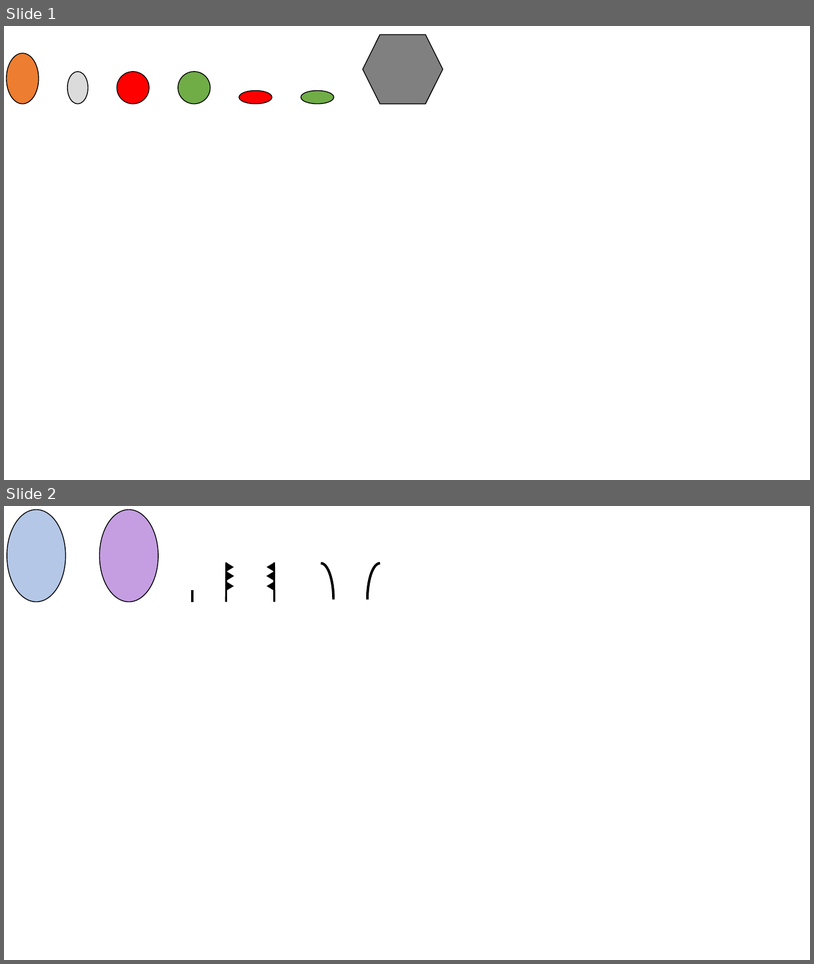
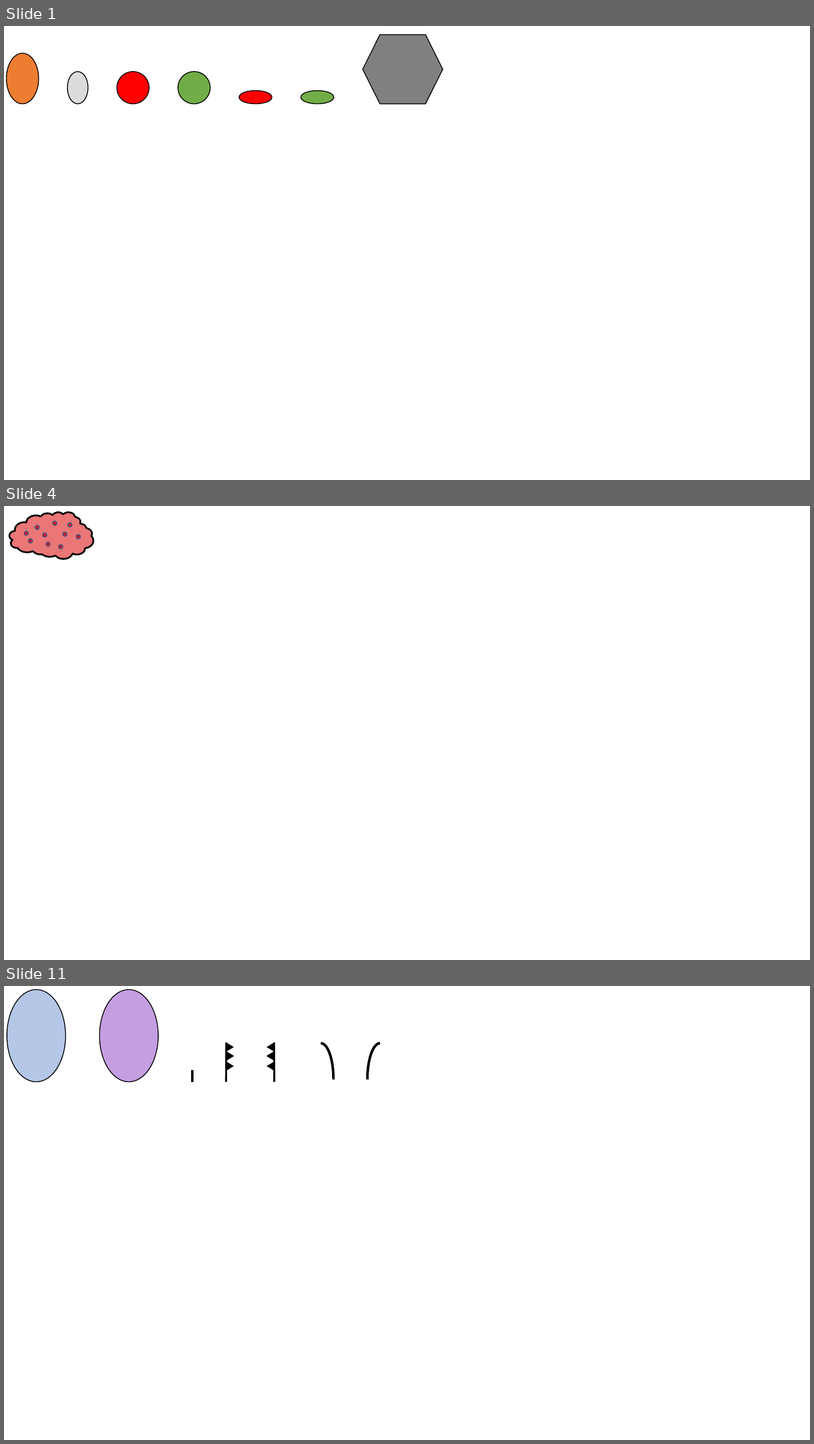
Before and after one commit to skugele/gamedev-godot, a slide deck: games/animat-world/graphics/mock-objects.pptx. Shown one above the other, each under a label of ours: slides 1 and 2 before the commit, slides 1, 4 and 11 after it; the slides between them are not shown. The pictures are 814x964 and 814x1444 pixels, drawn with LibreOffice and Linux fonts; fonts in the diff are those of the drawing. Boxes give left, top, right and bottom in pixels: in the first picture for what was removed or moved away, otherwise in the second. Text is boxed around its words. In the diff, an @@ line names an element or a change of style, - is before the commit and + after.

```diff
--- a/games/animat-world/graphics/mock-objects.pptx
+++ b/games/animat-world/graphics/mock-objects.pptx
@@ slide 4 added at <box>4,506,810,960</box>, background #FFFFFF @@
@@ freeform shape added at <box>9,512,93,559</box>, fill #EA7676, outline #000000 2 pt @@
@@ ellipse added at <box>53,521,57,525</box>, fill #CE2020, outline #325491 1 pt @@
@@ ellipse added at <box>68,523,72,527</box>, fill #CE2020, outline #325491 1 pt @@
@@ ellipse added at <box>24,531,28,535</box>, fill #CE2020, outline #325491 1 pt @@
@@ ellipse added at <box>28,538,32,543</box>, fill #CE2020, outline #325491 1 pt @@
@@ ellipse added at <box>35,525,39,529</box>, fill #CE2020, outline #325491 1 pt @@
@@ ellipse added at <box>43,532,47,537</box>, fill #CE2020, outline #325491 1 pt @@
@@ ellipse added at <box>63,532,67,536</box>, fill #CE2020, outline #325491 1 pt @@
@@ ellipse added at <box>76,534,80,538</box>, fill #CE2020, outline #325491 1 pt @@
@@ ellipse added at <box>46,542,50,547</box>, fill #CE2020, outline #325491 1 pt @@
@@ ellipse added at <box>59,545,63,549</box>, fill #CE2020, outline #325491 1 pt @@
@@ what was slide 2 is now slide 11 @@
```
Also in this commit, not shown: 8 other slides added, 46 other files.
